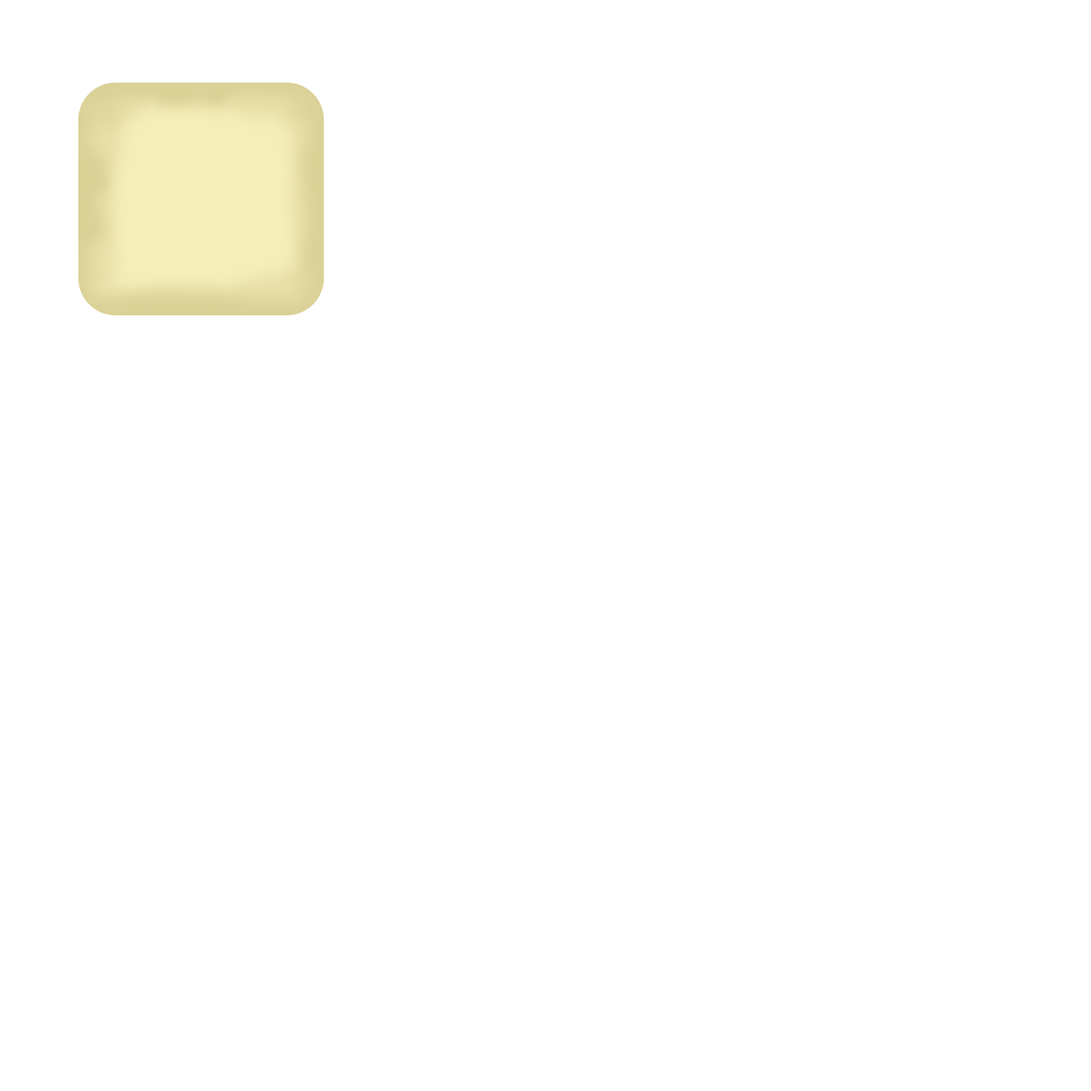
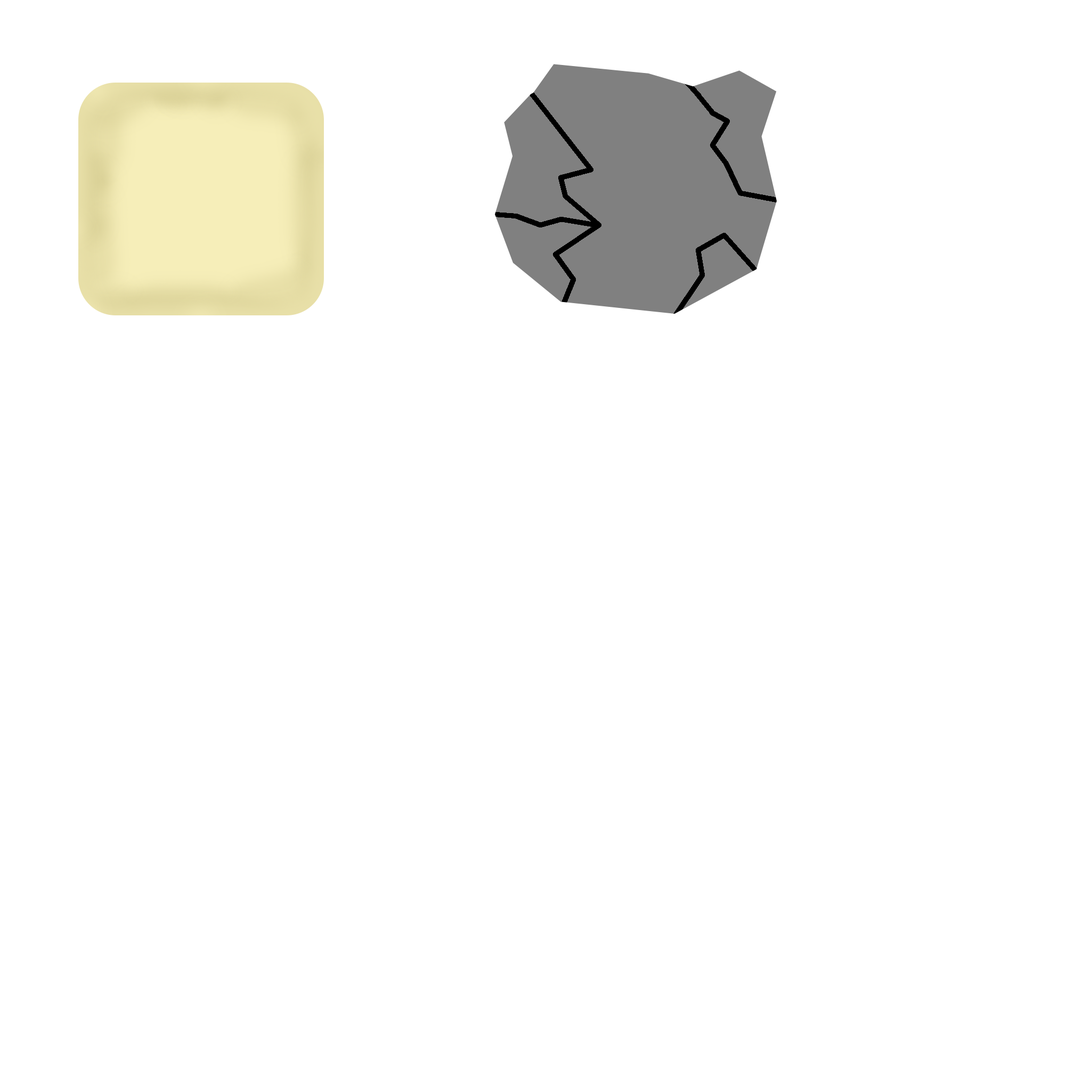
The second (1091, 1091) image is a revision of the first. Changes to its layers:
added layer "Layer 1" above "Dialogue Box Sprite" over [495, 63, 778, 314]
renamed "Rectangle 1" to "Dialogue Box Sprite", painted on it over [78, 82, 325, 316]
